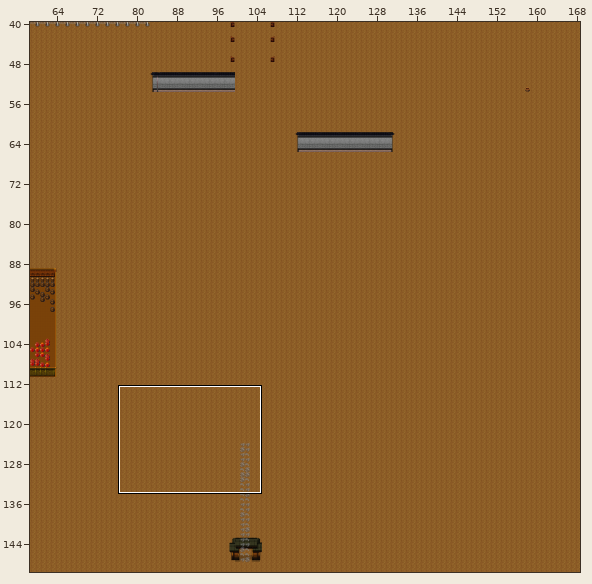
A Tiled map gets an edit: core/assets/tileMaps/wuguan-keting.tmx. Above: a wide view before the commit, with the close-up outlined.
Close-up. First the earlier version:
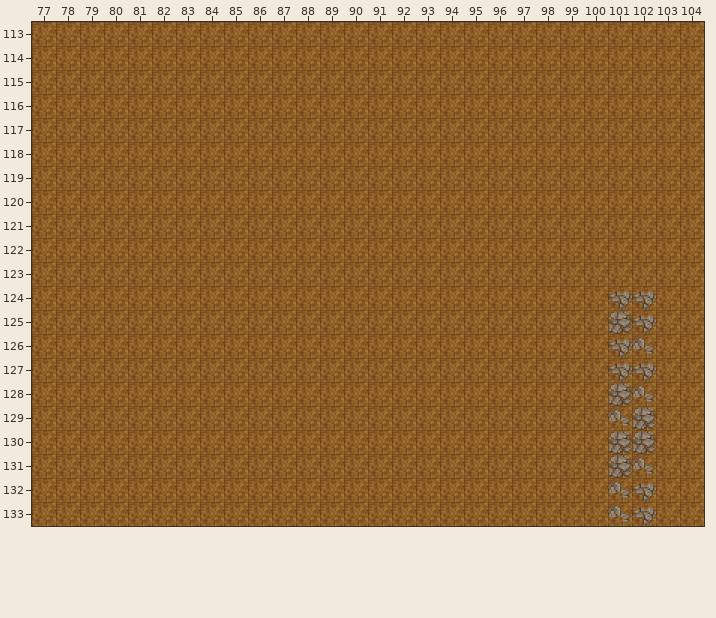
Cells are 32x32 px. Shown: x 77..104, y 113..133. The commit also changed other parts of the map, which this record leaves out.
Once edited:
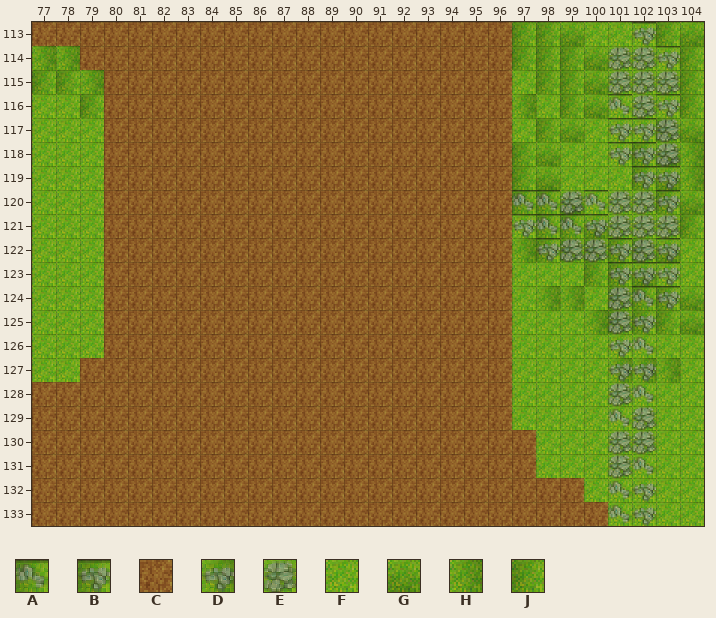
Key: from "TileBig": A 745, B 746, C 848, D 3706, E 3714, F 4880, G 4888, H 4896, J 4904.
_ is an empty cell, . an unchanged one.
See-through tiles are keyed as they look on the map.
The edit:
--- layer "floor"
@@ x 77..104 @@
-113 ....................CCCCCCCC
-114 CC..................CCCCCCCC
-115 CCC.................CCCCCCCC
-116 CCC.................CCCCCCCC
-117 CCC.................CCCCCCCC
-118 CCC.................CCCCCCCC
-119 CCC.................CCCCCCCC
-120 CCC.................CCCCCCCC
-121 CCC.................CCCCCCCC
-122 CCC.................CCCCCCCC
-123 CCC.................CCCCCCCC
-124 CCC.................CCCCCCCC
-125 CCC.................CCCCCCCC
-126 CCC.................CCCCCCCC
-127 CC..................CCCCCCCC
-128 ....................CCCCCCCC
-129 ....................CCCCCCCC
-130 .....................CCCCCCC
-131 .....................CCCCCCC
-132 .......................CCCCC
-133 ........................CCCC
+113 ....................JJGFFFJG
+114 HH..................JJJGFFFJ
+115 JJH.................FJJGFFFJ
+116 FFJ.................HFJGFFFJ
+117 FFF.................FJGFFFJG
+118 FFF.................JGFFFJGH
+119 FFF.................JGFFFJGH
+120 FFF.................JJGFFFJG
+121 FFF.................FJJGFFFJ
+122 FFF.................HJJJJJGF
+123 FFF.................FFFJJGFF
+124 FFF.................FHHFJJJG
+125 FFF.................FFFHJJJG
+126 FFF.................FFFFFFFF
+127 FF..................FFFFHHHF
+128 ....................FFFFFFFF
+129 ....................FFFFFFFF
+130 .....................FFFFFFF
+131 .....................FFFFFFF
+132 .......................FFFFF
+133 ........................FFFF
--- layer "obj"
@@ x 97..103 @@
-113 ....._.
-114 ....___
-115 ....___
-116 ....___
-117 ....___
-118 ....___
-119 .....__
-120 _______
-121 _______
-122 .______
-123 ....___
-124 ....DD_
+113 .....B.
+114 ....EEB
+115 ....EEE
+116 ....AEB
+117 ....BBE
+118 ....BBE
+119 .....BB
+120 AAEAEEB
+121 BAABEEE
+122 .BEEBEB
+123 ....BBB
+124 ....EAB
